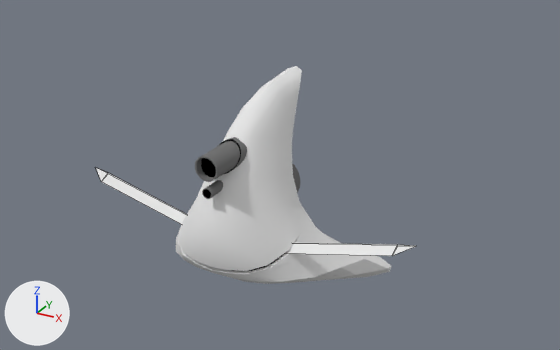
The Blender file VILE/Assets/Models/CR.blend, before and after one commit.
The view is the same before and after, from a 50 mm camera at (11.24, -18.75, 10.28) aimed at (0.59, 0.6, 0.6). Arrows for +X, +Y and +Z are at lower left; the lights stay in place. Mesh edges are drawn as thin lines on the coarser meshes.

Objects in the first picture: 'Blades', 'Body'.
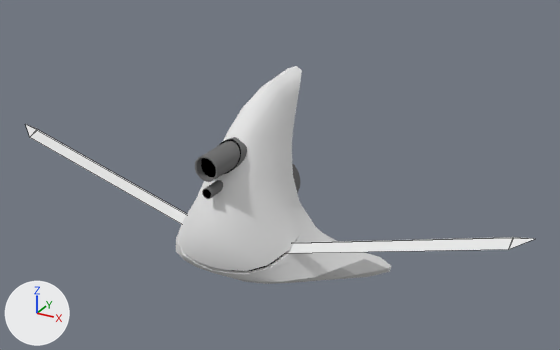
Where the change shows, as pixel boxes [x1, y1, x2, y2] in the pictures (560 x 350 px; the box of a moved part takes in the faces that stretch with it):
'Blades', reshaped (59% wider, 46% taller): before [96, 168, 415, 256]; after [26, 124, 534, 253]
part 1 of me_cube_001, moved or reshaped: before [287, 243, 415, 256]; after [286, 237, 534, 253]
part 2 of me_cube_001, moved or reshaped: before [96, 168, 187, 224]; after [26, 124, 187, 224]

The edits, one by one:
me_cube_001 has 14 vertices, 14 faces and spans x -5.6..5.6, y -0.94..0.14, z 0.87..1.24.
me_cube_001 is used by ob_blades; location (0.0, 0.0, 0.0); rotation (1.571, 0.0, 0.0), in degrees (90, 0, 0).
Before the commit, vertices of me_cube_001: 1 (5.06, 0.01, 0.87) at pixel (397, 245), 4 (5.06, -0.13, 1.24) at pixel (392, 255), 5 (5.06, 0.04, 0.88) at pixel (397, 244), 6 (5.6, 0.14, 0.87) at pixel (416, 245).
Before the commit, vertices of me_cube_001: 8 (-5.06, 0.01, 0.87) at pixel (108, 173), 11 (-5.06, -0.13, 1.24) at pixel (101, 181), 12 (-5.06, 0.04, 0.88) at pixel (108, 172), 13 (-5.6, 0.14, 0.87) at pixel (95, 167).
Part 1, on me_cube_001:
Vertices 1, 4, 5, 6 of me_cube_001 move by (3.0, 1.0, 0.0).
Part 2, on me_cube_001:
Vertices 8, 11, 12, 13 of me_cube_001 move by (-3.0, 1.0, 0.0).
